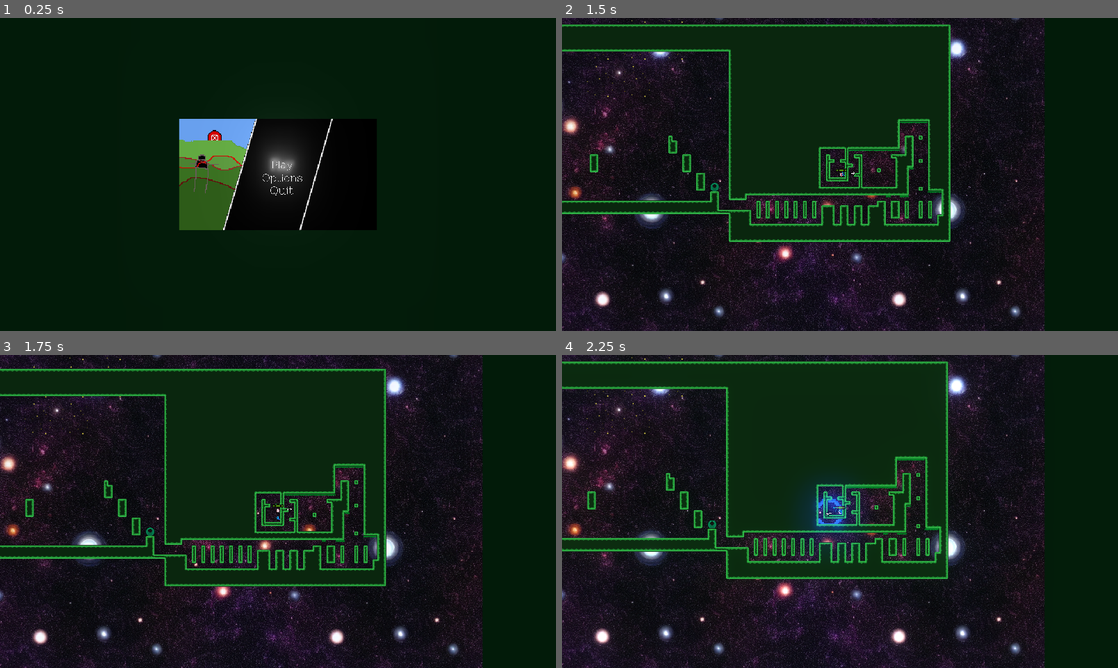
Above: before the commit, frames 1-4 (two rows, left to right).
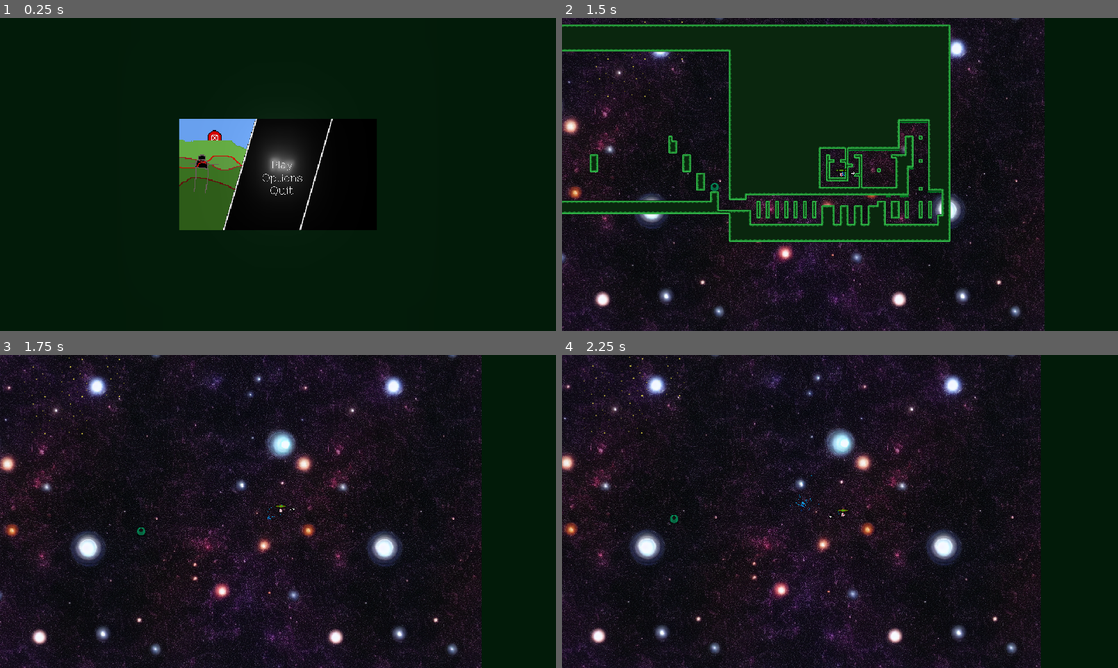
Above: after the commit, the same moments.

Repository: epimetheusgames/EyeSore
Game: Godot game, scene res://MainMenu.tscn
Two runs of this game, one before a commit and one after it. Both use one fixed random seed, a clock stepped at 60 frames per second and the inputs below.
Inputs (mouse positions are in pixels of both pictures, inside the frame that each line leads up to):
- Up to frame 1 (0.25 s): no input
- Up to frame 2 (1.5 s): click (845, 165) at 0.5 s; tap Enter (ui_accept) at 1.25 s; move the mouse to (962, 158) at 1.27 s; hold D (movement_right) from 1.28 s (still down); click (962, 158) at 1.35 s
- Up to frame 3 (1.75 s): keep holding D (movement_right); tap Space (movement_jump) at 1.52 s
- Up to frame 4 (2.25 s): keep holding D (movement_right); move the mouse to (728, 527) at 2.02 s; right-click (728, 527) at 2.1 s

Frames 1-2 are identical in both runs. In frame 3, 29% of the frame differs, in the area x 0-87%, y 0-100%; in frame 4, 35%.

Commit message:
Created sprites for christophers other eye

Diff:
--- a/OGPC_Project_Native_Directory/WaterParticleScript.gd
+++ b/OGPC_Project_Native_Directory/WaterParticleScript.gd
@@ -7,4 +7,5 @@
 func _process(delta):
 	for body in get_colliding_bodies():
 		if not "Water_Particle" in body.name and body.name != "Player_Body":
+			body.queue_free()
 			queue_free()
Binary file added: OGPC_Project_Native_Directory/Christophers_Other_Eye_Evil.png
Binary file added: OGPC_Project_Native_Directory/Christophers_Other_Eye_Evil_Big.png
